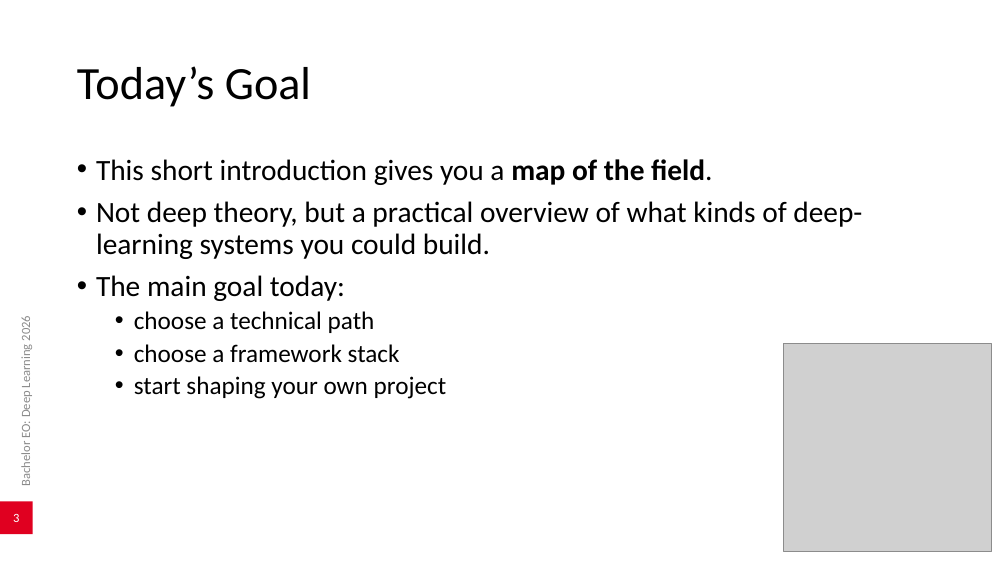
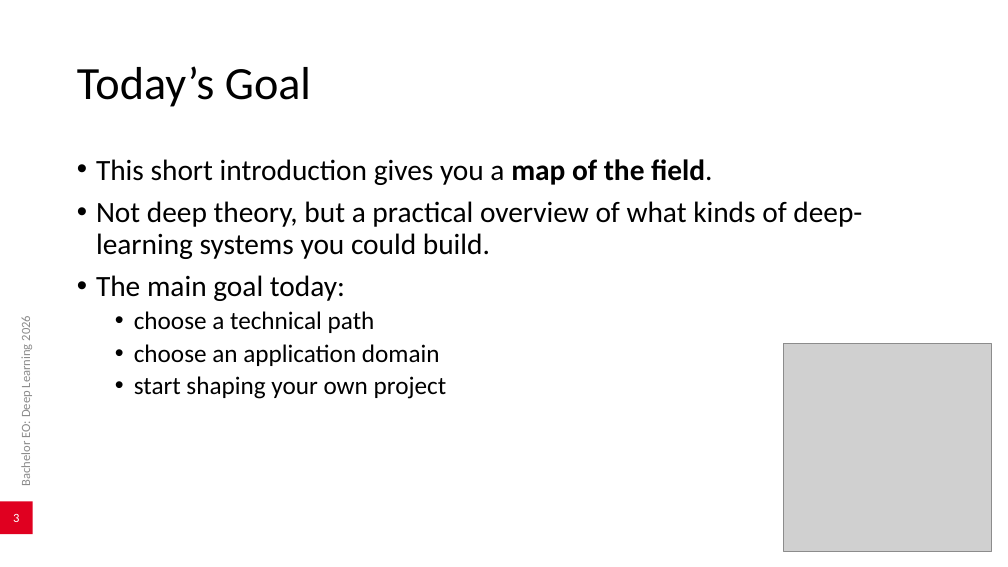
Before and after one commit to AlexanderDhoore/deep-learning-2026, a slide deck: slide 3 of slides/deep-learning-project-domains.pptx. Drawn at 1008x567 pixels with LibreOffice and Linux fonts; fonts in the diff are those of the drawing; grey boxes stand for pictures; background and template pictures are left out. Boxes give left, top, right and bottom in pixels: in the first picture for what was removed or moved away, otherwise in the second. Text is boxed around its words. In the diff, an @@ line names an element or a change of style, - is before the commit and + after.

```diff
--- a/slides/deep-learning-project-domains.pptx
+++ b/slides/deep-learning-project-domains.pptx
@@ text at (x1=134, y1=344, x2=440, y2=366): text changed @@
-  • choose a framework stack
+  • choose an application domain
```
Also in this commit, not shown: 8 other slides changed, 1 other file.
